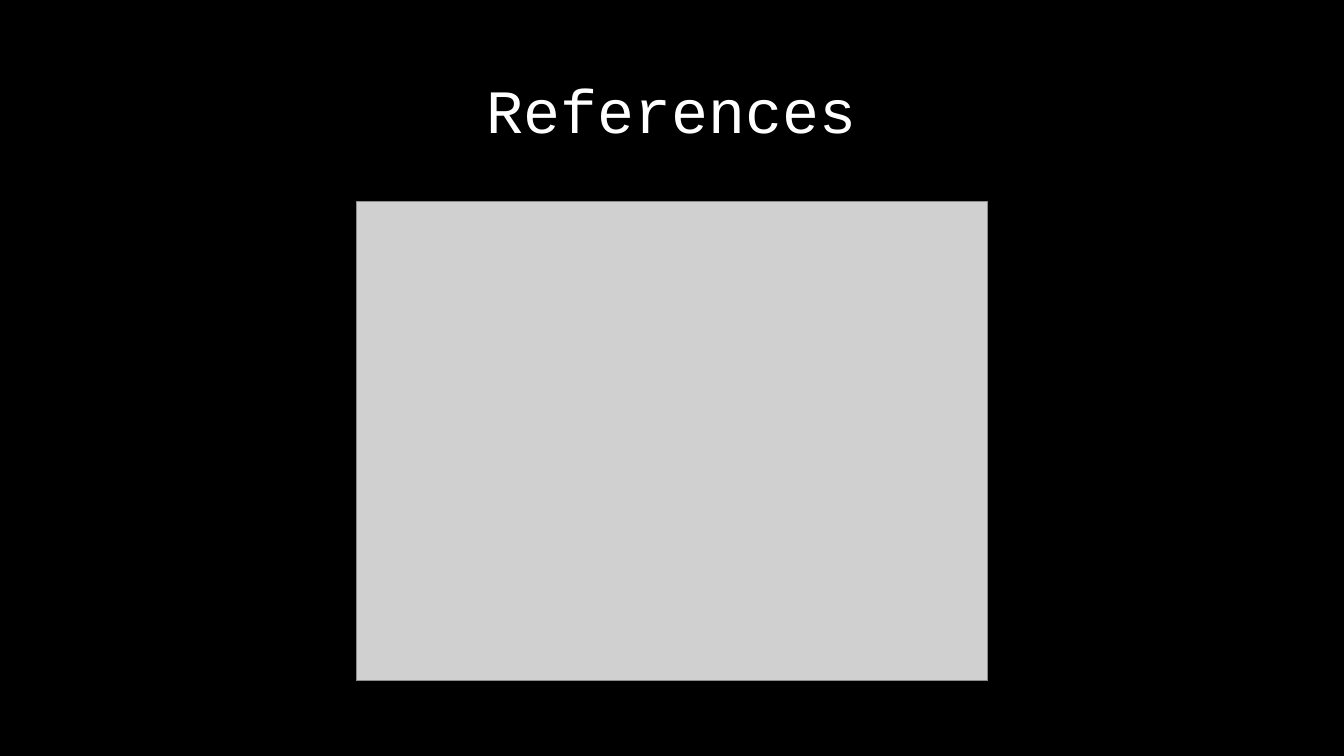
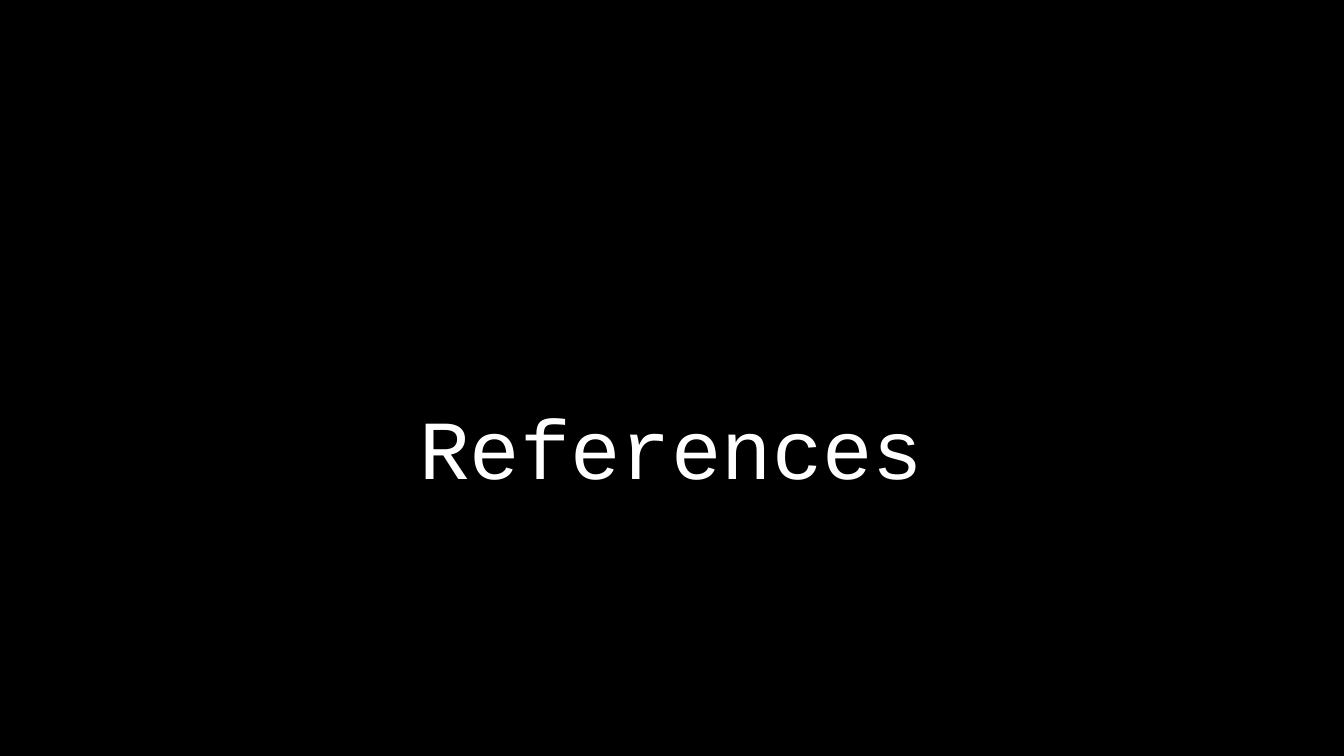
Before and after one commit to RendleLabs/LDNUG2022, a slide deck: slide 29 of OpenAPI.pptx (slide 19 before the commit). Drawn at 1344x756 pixels with LibreOffice and Linux fonts; fonts in the diff are those of the drawing; grey boxes stand for pictures. Boxes give left, top, right and bottom in pixels: in the first picture for what was removed or moved away, otherwise in the second. Text is boxed around its words. In the diff, an @@ line names an element or a change of style, - is before the commit and + after.

```diff
--- a/OpenAPI.pptx
+++ b/OpenAPI.pptx
@@ title "References": place and size @@
-title "References" at <box>487,89,857,134</box>
+title "References" at <box>419,419,923,480</box>
@@ title "References" at <box>419,419,923,480</box>: size 44 to 60 pt; vertical alignment middle to bottom @@
@@ picture removed at <box>357,202,988,682</box> @@
```
Also in this commit, not shown: 3 other slides changed, 14 slides added, 1 slide removed, 4 other files.
